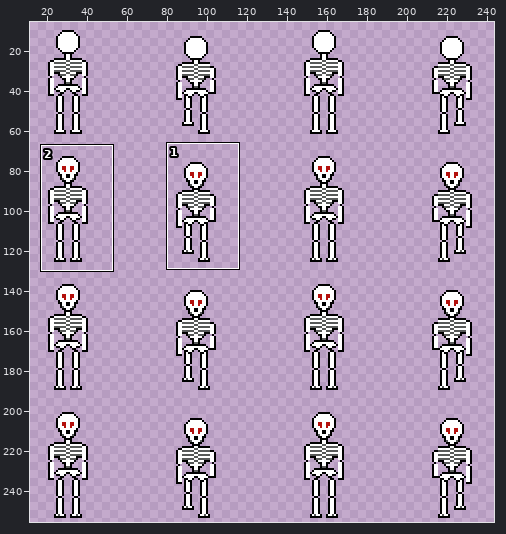
A pixel-art file gets an edit: assets/aseprite/skeleton2.aseprite. The picture above shows the old version from afar; the outline marks the close-up.
Close-up. First the earlier version:
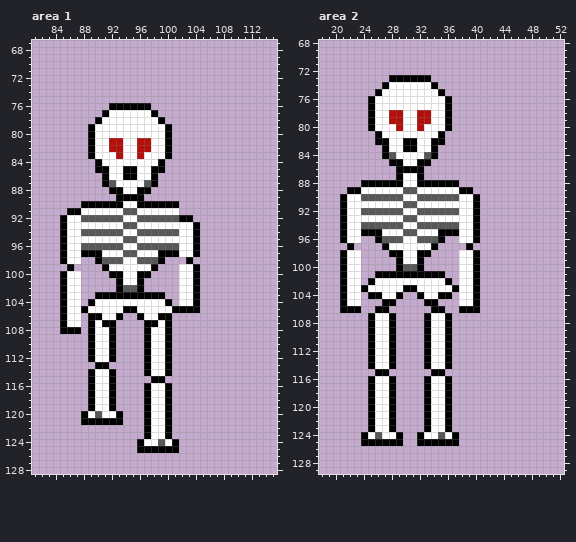
256x256 pixels, 1 frame. Pixels under 10% opacity are left out. Colours within 5 levels of each other are drawn and written as one. Shown: area 1: x 81..115, y 67..128; area 2: x 18..52, y 68..129. The wide view leaves out empty margins. The commit also changed other parts of the picture, which this record leaves out.
Now the later version:
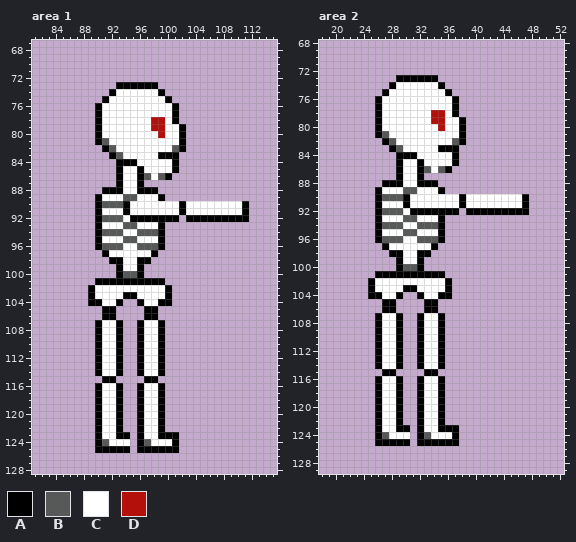
Palette (. is transparent): A #000000  B #575958  C #ffffff  D #b3100c
The edit:
layer "Side" added
Area 1, layers "Side", "Skel":
y 73: x 93..98 ...... -> AAAAAA
y 74: x 92..99 ........ -> ACCCCCCA
y 75: x 91..100 .......... -> ACCCCCCCCA
y 76: x 90..101 ..AAAAAA.... -> ACCCCCCCCCCA
y 77: x 90..91 .A -> AC; x 98..101 A... -> CCCA
y 78: x 98..101 CA.. -> DDCA
y 79: x 89..90 AC -> .A; x 98..102 CCA.. -> DDCCA
y 80: x 89..90 AC -> .A; x 99..102 CA.. -> DCCA
y 81: x 89..93 ACCDD -> .ABCC; x 96..97 DD -> CC; x 100..102 A.. -> CCA
y 82: x 89..93 ACCDD -> ..ABC; x 96..97 DD -> CC; x 100..102 A.. -> CBA
y 83: x 89..93 ACCCD -> ...AB; x 96 D -> C; x 99 C -> A; x 101 . -> A
y 84: x 90..95 ACCCCC -> ...AAA; x 99..101 A.. -> CCA
y 85: x 90..96 AACCAAC -> ...ACCA; x 98..101 AA.. -> CCCA
y 86: x 91..100 ACCAACCA.. -> ..ACCABCBA
y 87: x 91..93 ABC -> ..A; x 96..98 CBA -> A..
y 88: x 91 . -> A; x 98 . -> A
y 89: x 90..99 ...AAAA... -> ACCCBBCCCA
y 90: x 88..89 AA -> ..; x 91..94 AAAC -> BBBA; x 96..111 AAAAAA.......... -> CCCCCCACCCCCCCCA
y 91: x 86..90 AACCC -> ....A; x 94..95 BB -> AC; x 102..111 .......... -> ACCCCCCCCA
y 92: x 85..90 ACCBBB -> .....A; x 95..102 CBBBBBBA -> AAAAAAA.; x 104..111 ........ -> AAAAAAAA
y 93: x 85..90 ACCCCC -> .....A; x 99..104 CCCCCA -> A.....
y 94: x 85..90 ACCBBB -> .....A; x 99..104 BBBCCA -> A.....
y 95: x 85..90 ACCCCC -> .....A; x 99..104 CCCCCA -> A.....
y 96: x 85..90 ACCBBB -> .....A; x 99..104 BBBCCA -> A.....
y 97: x 85..91 ACCAAAC -> ......A; x 94..95 BB -> CC; x 98..104 CAAACCA -> A......
y 98: x 85..87 ACC -> ...; x 90..93 ABBB -> ..AA; x 96..99 BBBA -> AA..; x 103 A -> .
y 99: x 86 A -> .; x 91..93 ACC -> ..A; x 96..98 CCA -> A..; x 102..104 CCA -> ...
y 100: x 85..87 ACC -> ...; x 92 A -> .; x 94..95 CC -> BB; x 97 A -> .; x 102..104 CCA -> ...
y 101: x 85..87 ACC -> ...; x 90..92 ... -> AAA; x 94..95 CC -> AA; x 97..99 ... -> AAA; x 102..104 CCA -> ...
y 102: x 85..87 ACC -> ...; x 89..100 ....ABBA.... -> ACCCCCCCCCCA; x 102..104 CCA -> ...
y 103: x 85..87 ACC -> ...; x 89..93 .AAAA -> ACCCC; x 96..100 AAAA. -> CCCCA; x 102..104 CCA -> ...
y 104: x 85..87 ACC -> ...; x 90 C -> A; x 93..96 CCCC -> A..A; x 99 C -> A; x 102..104 CCA -> ...
y 105: x 85..104 ACCACCCCCAACCCCCAAAA -> ......AA....AA......
y 106: x 85..87 ACC -> ...; x 89..93 AACCA -> ..AA.; x 96..100 ACCAA -> .AA..
y 107: x 85..87 ACC -> ...; x 89..93 ACAA. -> .ACCA; x 96..100 .AACA -> ACCA.
y 108: x 85..87 AAA -> ...; x 89..90 AC -> .A; x 92..93 A. -> CA; x 96..97 .A -> AC; x 99..100 CA -> A.
y 109..112: x 89..90 AC -> .A; x 92..93 A. -> CA; x 96..97 .A -> AC; x 99..100 CA -> A.
y 113: x 91..93 A.. -> CCA; x 96..97 .A -> AC; x 99..100 CA -> A.
y 114: x 89..90 AC -> .A; x 92..93 A. -> CA; x 96..97 .A -> AC; x 99..100 CA -> A.
y 115: x 89..91 ACC -> ..A; x 97 . -> A; x 99 A -> .
y 116..119: x 89..90 AC -> .A; x 92..93 A. -> CA; x 96..97 .A -> AC; x 99..100 CA -> A.
y 120: x 88..90 ACB -> ..A; x 96..97 .A -> AC; x 99..100 CA -> A.
y 121: x 88..89 AA -> ..; x 91..92 AA -> CC; x 96..97 .A -> AC; x 99..100 CA -> A.
y 122: x 90..93 .... -> ACCA; x 96..97 .A -> AC; x 99..100 CA -> A.
y 123: x 90..94 ..... -> ACCAA; x 96..97 .A -> AC; x 99 C -> A; x 101 . -> A
y 124: x 90..94 ..... -> ABCCC; x 97 C -> B; x 99 B -> C
y 125: x 90..94 ..... -> AAAAA
Area 2, layers "Side", "Skel":
y 73: x 28 A -> .; x 34 . -> A
y 74: x 27..28 AC -> .A; x 34..35 A. -> CA
y 75: x 26..27 AC -> .A; x 35..36 A. -> CA
y 76..77: x 25..26 AC -> .A; x 36..37 A. -> CA
y 78: x 25..26 AC -> .A; x 28..29 DD -> CC; x 32..37 DDCCA. -> CCDDCA
y 79: x 25..26 AC -> .A; x 28..29 DD -> CC; x 32..38 DDCCA.. -> CCDDCCA
y 80: x 25..26 AC -> .A; x 29 D -> C; x 32 D -> C; x 35..38 CA.. -> DCCA
y 81: x 27 C -> B; x 35..38 A... -> CCCA
y 82: x 26 A -> .; x 28 C -> B; x 30..31 AA -> CC; x 34..38 AA... -> CCCBA
y 83: x 27..31 ACCAA -> .ABCC; x 34..37 A... -> CAAA
y 84: x 27..31 ABCCC -> ..AAA; x 33..37 BA... -> CCCCA
y 85: x 28 A -> .; x 33..37 A.... -> CCCCA
y 86: x 30..31 AA -> CC; x 33..36 .... -> BCBA
y 88: x 24..26 AAA -> ...; x 35..37 AAA -> ...
y 89: x 22..26 AACCC -> ....A; x 35..39 CCCAA -> A....
y 90: x 21..26 ACCBBB -> .....A; x 30 C -> A; x 32..38 BBBBBBC -> CCCCCCA; x 40..47 A....... -> CCCCCCCA
y 91: x 21..26 ACCCCC -> .....A; x 30..31 BB -> AC; x 38 C -> A; x 40..47 A....... -> CCCCCCCA
y 92: x 21..26 ACCBBB -> .....A; x 31..39 CBBBBBBCC -> AAAAAAA.A; x 41..47 ....... -> AAAAAAA
y 93: x 21..26 ACCCCC -> .....A; x 35..40 CCCCCA -> A.....
y 94: x 21..26 ACCBBB -> .....A; x 35..40 BBBCCA -> A.....
y 95: x 21..25 ACCAA -> .....; x 36..40 AACCA -> .....
y 96: x 21..23 ACC -> ...; x 38..40 CCA -> ...
y 97: x 22 A -> .; x 39 A -> .
y 98..102: x 21..23 ACC -> ...; x 38..40 CCA -> ...
y 103: x 21..25 ACCAC -> ....A; x 36..40 CACCA -> A....
y 104..105: x 21..23 ACC -> ...; x 38..40 CCA -> ...
y 106: x 21..23 AAA -> ...; x 26 A -> .; x 28 . -> A; x 33 . -> A; x 35 A -> .; x 38..40 AAA -> ...
y 107..114: x 25..26 AC -> .A; x 28..29 A. -> CA; x 32..33 .A -> AC; x 35..36 CA -> A.
y 115: x 26 A -> .; x 28 . -> A; x 33 . -> A; x 35 A -> .
y 116..122: x 25..26 AC -> .A; x 28..29 A. -> CA; x 32..33 .A -> AC; x 35..36 CA -> A.
y 123: x 25..26 AC -> .A; x 28..30 A.. -> CAA; x 32..33 .A -> AC; x 35 C -> A; x 37 . -> A
y 124: x 24..27 ACBC -> ..AB; x 29..30 A. -> CC; x 33 C -> B; x 35 B -> C
y 125: x 24..25 AA -> ..; x 30 . -> A
Changed places in both close-ups, as pixel boxes (x1, y1, x2, y2):
changed: (60, 82, 249, 453)
changed: (340, 75, 529, 446)
